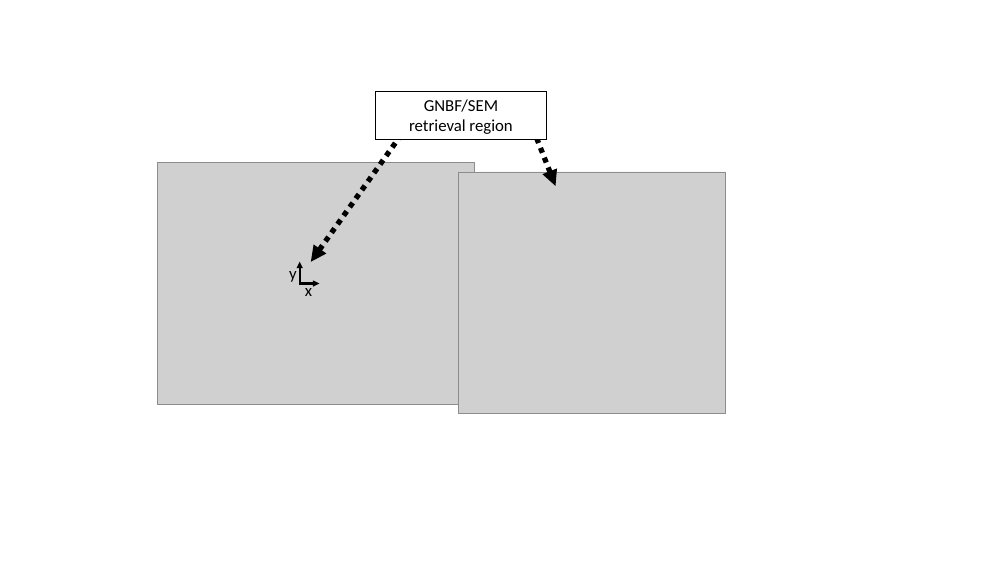
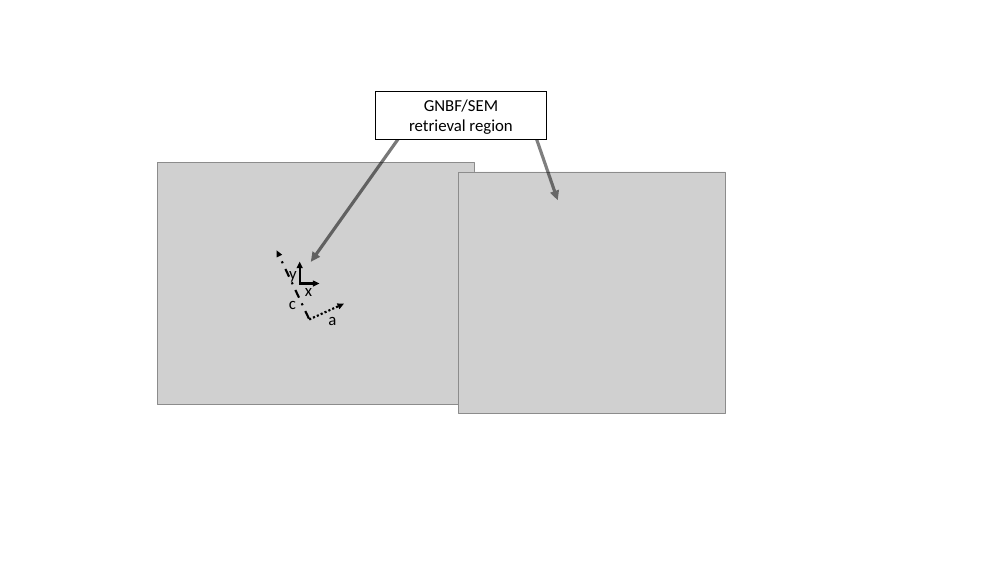
Before and after one commit to upschemistry/icecontinuum, a slide deck: slide 23 of 2025 - Nesh/Code and figures for continuum paper/Powerpoint_graphics.pptx. Drawn at 1008x567 pixels with LibreOffice and Linux fonts; fonts in the diff are those of the drawing; grey boxes stand for pictures. Boxes give left, top, right and bottom in pixels: in the first picture for what was removed or moved away, otherwise in the second. Text is boxed around its words. In the diff, an @@ line names an element or a change of style, - is before the commit and + after.

```diff
--- a/2025 - Nesh/Code and figures for continuum paper/Powerpoint_graphics.pptx
+++ b/2025 - Nesh/Code and figures for continuum paper/Powerpoint_graphics.pptx
@@ arrow (311, 262) - (402, 134): stroke #000000 5 pt dashed to #000000 3 pt @@
@@ arrow moved from (556, 186) - (534, 130) to (558, 200) - (534, 130) @@
@@ arrow (558, 200) - (534, 130): stroke #000000 5 pt dashed to #000000 3 pt @@
@@ arrow added from (309, 319) to (277, 250), #000000 2 pt dashed @@
@@ text added at box(289, 301, 296, 309), 16 pt, text #000000 @@
+c
@@ arrow added from (309, 320) to (344, 304), #000000 2 pt dashed @@
@@ text added at box(328, 317, 336, 325), 16 pt, text #000000 @@
+a
```
Also in this commit, not shown: 18 other files.
